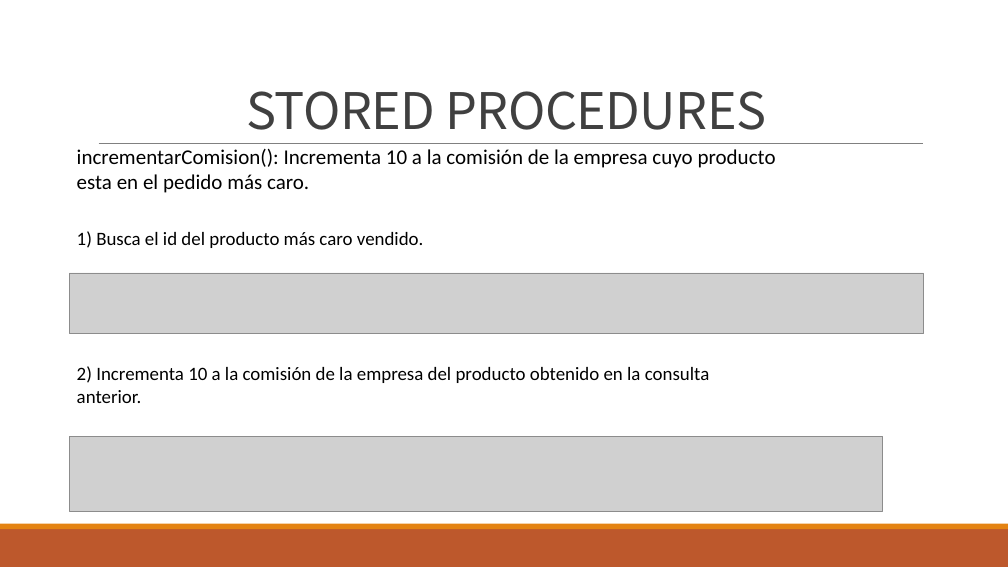
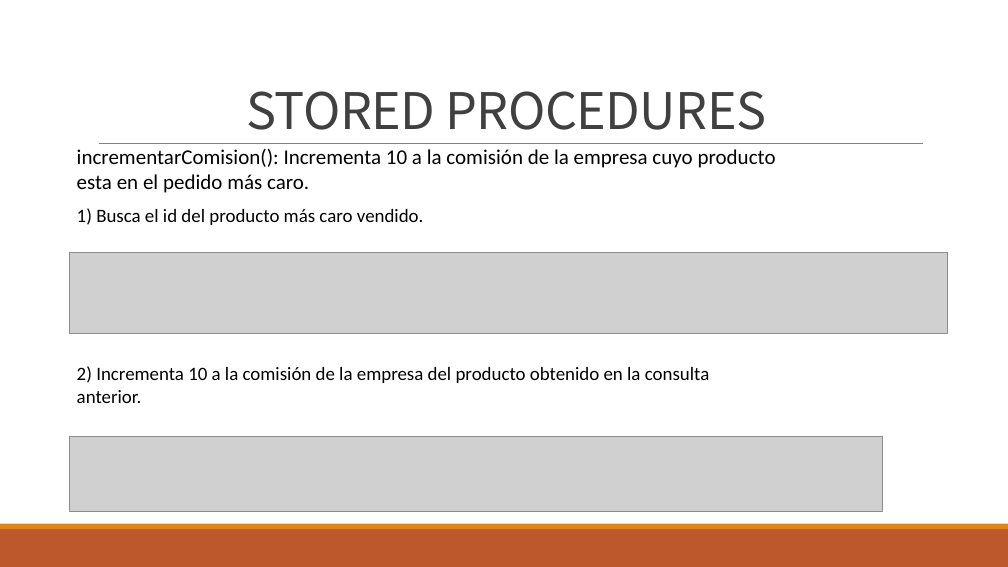
Before and after one commit to Miranda-03/Meltdown-IPM, a slide deck: slide 7 of MongoDB - Glovo/powerPoint.pptx. Drawn at 1008x567 pixels with LibreOffice and Linux fonts; fonts in the diff are those of the drawing; grey boxes stand for pictures. Boxes give left, top, right and bottom in pixels: in the first picture for what was removed or moved away, otherwise in the second. Text is boxed around its words. In the diff, an @@ line names an element or a change of style, - is before the commit and + after.

```diff
--- a/MongoDB - Glovo/powerPoint.pptx
+++ b/MongoDB - Glovo/powerPoint.pptx
@@ text "1) Busca el id del ...": place and size @@
-text "1) Busca el id del ..." at [77, 231, 424, 248]
+text "1) Busca el id del ..." at [77, 208, 424, 225]
@@ picture: place and size @@
-picture at [70, 273, 924, 334]
+picture at [70, 252, 948, 333]
```
Also in this commit, not shown: 5 other slides changed.
